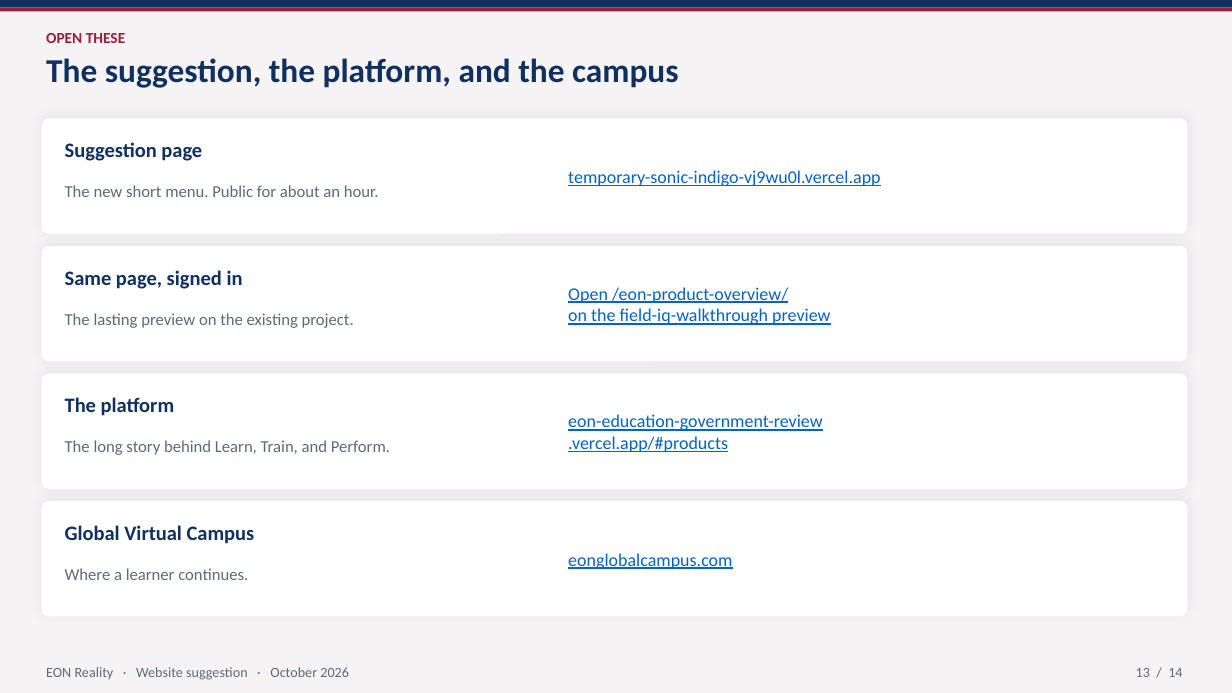
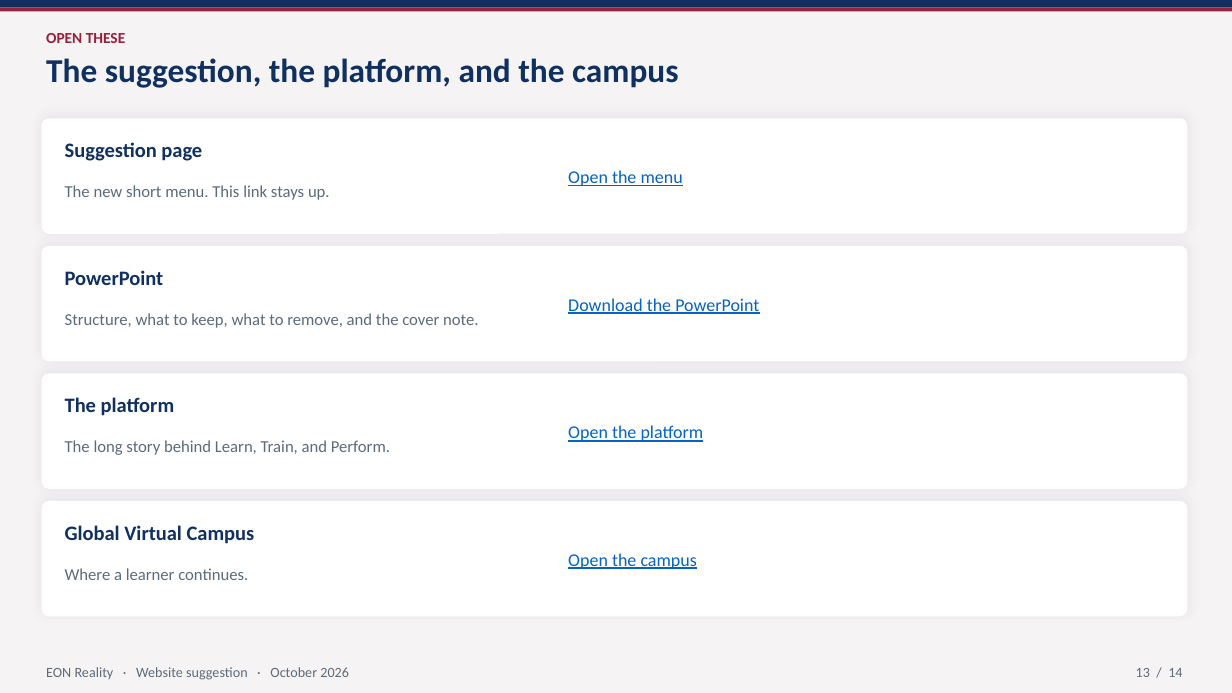
Before and after one commit to DanLejerskar/field-iq-walkthrough, a slide deck: slide 13 of eon-product-overview/eon-reality-website-structure.pptx. Drawn at 1232x693 pixels with LibreOffice and Linux fonts; fonts in the diff are those of the drawing. Boxes give left, top, right and bottom in pixels: in the first picture for what was removed or moved away, otherwise in the second. Text is boxed around its words. In the diff, an @@ line names an element or a change of style, - is before the commit and + after.

```diff
--- a/eon-product-overview/eon-reality-website-structure.pptx
+++ b/eon-product-overview/eon-reality-website-structure.pptx
@@ text at bbox=[568, 170, 683, 186]: text changed @@
-temporary-sonic-indigo-vj9wu0l.vercel.app
+Open the menu
@@ text at bbox=[65, 185, 330, 200]: text changed @@
-The new short menu. Public for about an hour.
+The new short menu. This link stays up.
@@ text at bbox=[65, 270, 164, 285]: text changed @@
-Same page, signed in
+PowerPoint
@@ text at bbox=[568, 298, 759, 314]: text changed @@
-Open /eon-product-overview/
-on the field-iq-walkthrough preview
+Download the PowerPoint
@@ text at bbox=[65, 313, 478, 328]: text changed @@
-The lasting preview on the existing project.
+Structure, what to keep, what to remove, and the cover note.
@@ text at bbox=[568, 425, 704, 442]: text changed @@
-eon-education-government-review
-.vercel.app/#products
+Open the platform
@@ text at bbox=[568, 553, 697, 569]: text changed @@
-eonglobalcampus.com
+Open the campus
```
Also in this commit, not shown: 2 other slides changed.
